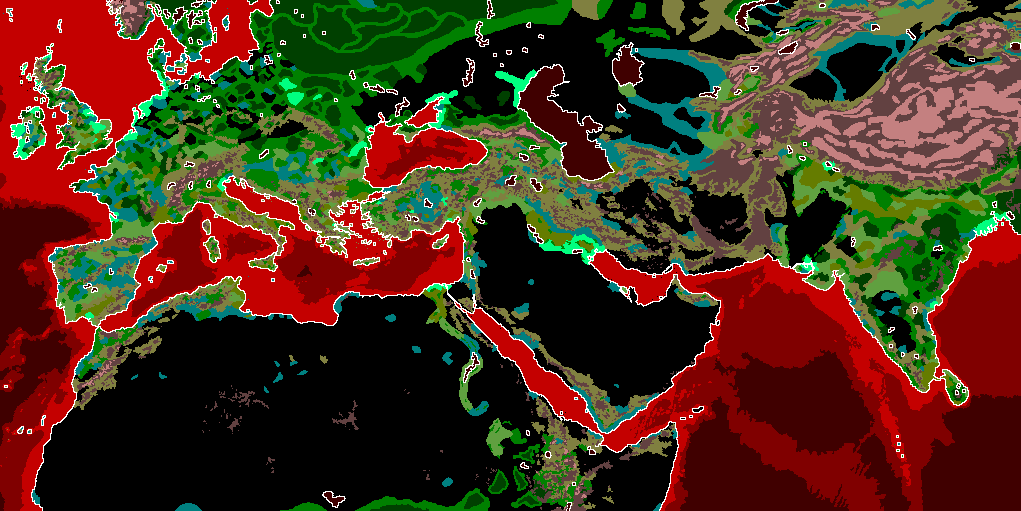
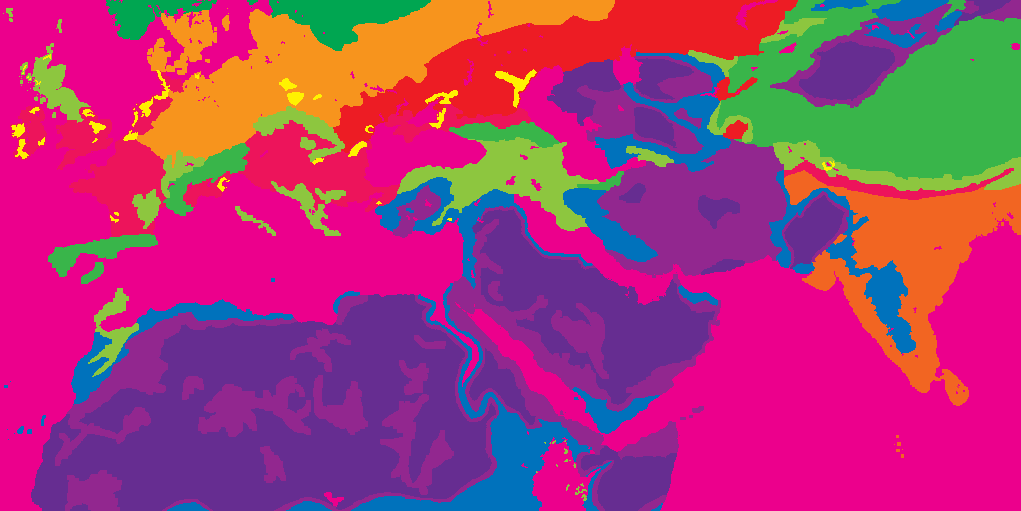
The second 1021 x 511 image is a revision of the first. Changes to its layers:
hid "map_ground_types", painted on it over (x1=0, y1=0, x2=1021, y2=511)
showed "map_climates", painted on it over (x1=0, y1=0, x2=1021, y2=511)
